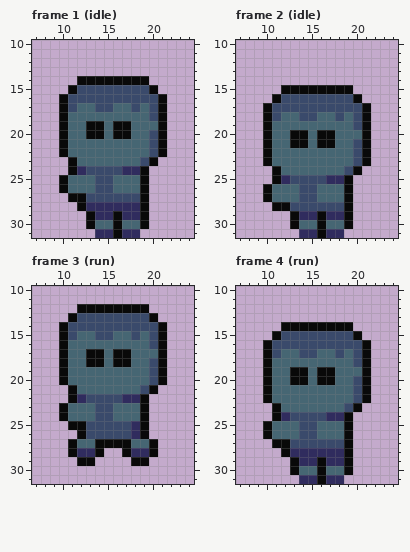
A pixel-art file gets an edit: assets/sprites/enemy/enemy.aseprite. The first picture shows the starting point.
32x32 pixels, 6 frames. Shown: frame 1 (idle): x 7..24, y 10..31; frame 2 (idle): x 7..24, y 10..31; frame 3 (run): x 7..24, y 10..31; frame 4 (run): x 7..24, y 10..31. The commit also changed other frames, which this record leaves out.
And afterwards:
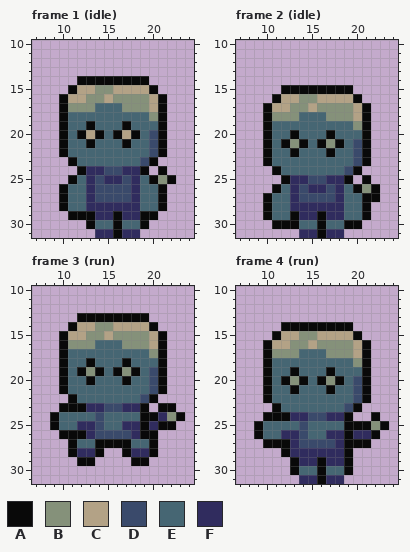
Palette (. is transparent): A #090909  B #85917a  C #b3a286  D #3a4a6b  E #466673  F #302c5e
From old to new:
Changed rows in their new state; - is an unchanged pixel.
Frame 1 (idle), layer "babyzombie":
first column x 10:
15 --CCBBCCCC---
16 -CCBBCBBBBC--
17 -BBBEE-BBBC--
18 ----------B--
19 ----E-E------
20 --AC---CA----
21 ---A---A-----
24 -.AFF------A-
25 .A-F-FFDFEABA
26 ---F--DDFEEA-
27 AEEF----FEEA-
28 AEE------EEA-
29 -AA-------A--
Frame 2 (idle), layer "babyzombie":
first column x 10:
16 --CCBBCCCC---
17 -CCBBCBBBBC--
18 -BBBEE-BBBC--
19 ----------B--
20 ----E-E------
21 --AB---BA----
22 ---A---A-----
25 -.AFF------A-
26 .A-F-FFDFEABA
27 ---F--DDFEEAA
28 AEEFFFFFFEEA-
29 AEE------EEA-
30 -AA-------A--
Frame 3 (run), layer "babyzombie":
first column x 9:
12 ---........----
13 --.AAAAAAAA.---
14 -.ACCBBCCCCA.--
15 --CCBBCBBBBC---
16 --BBB---BBBC---
17 ----EE-EE--B---
18 -----E-E---E---
19 ---ABA-ABA-----
20 ----A---A------
21 -AE-------EDA--
22 ---EEEEEEEDA---
23 --AAFF-DFF--AA-
24 AE----E----AFBA
25 AEEFF-EEF--FAA-
26 -AA-F------A---
Frame 4 (run), layer "babyzombie":
first column x 9:
15 ---CCBBCCCC----
16 --CCBBCBBBBC---
17 --BBBEE-BBBC---
18 -----------B---
19 -----E-E-------
20 ---AB---BA-----
21 ----A---A------
24 -A-AFF-------A-
25 AE----E----AABA
26 AE-FF-E-FF-FFA-
27 -A--F----F-AA--
Where, in picture pixels (left, top, right, bottom), the same in both pictures:
changed: (59, 85, 176, 220)
changed: (263, 94, 380, 229)
changed: (50, 304, 185, 439)
changed: (254, 331, 389, 448)
